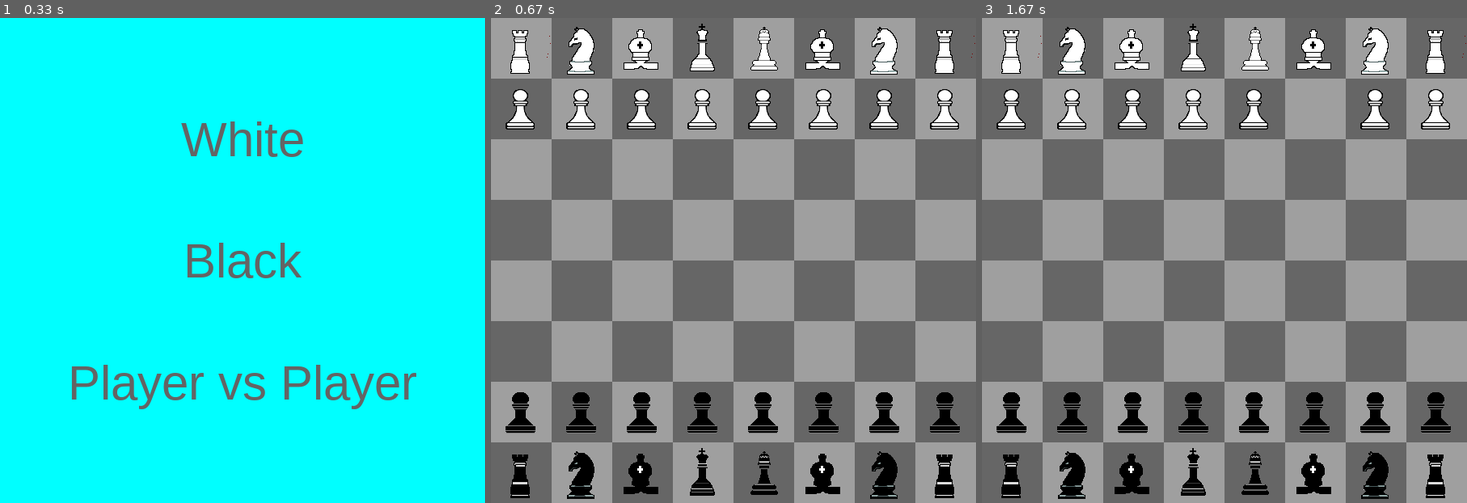
Above: before the commit, frames 1-3 (left to right).
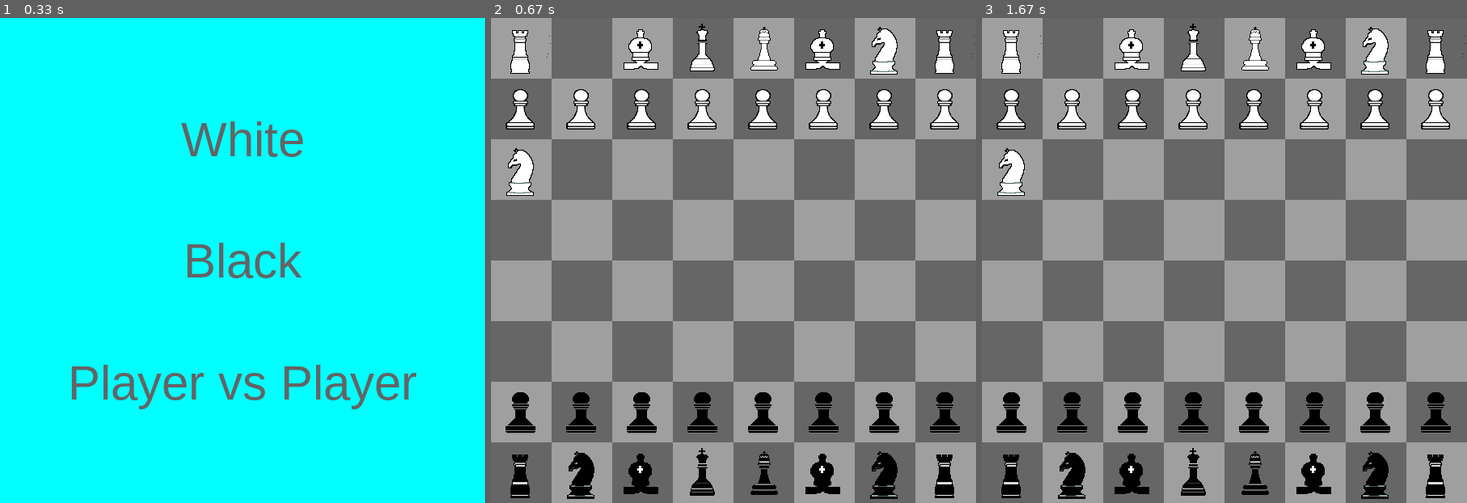
Above: after the commit, the same moments.

Repository: KallePalmunen/Shakkibotti
Game: pygame game, started from pygametester.py
The game is run twice, just before and just after one commit, with the same random seed, the same clock (stepped at 60 frames per second) and the same inputs.
Inputs (mouse positions are in pixels of both pictures, inside the frame that each line leads up to):
- Up to frame 1 (0.33 s): no input
- Up to frame 2 (0.67 s): click (733, 260) at 0.38 s
- Up to frame 3 (1.67 s): click (1108, 265) at 0.72 s; click (1297, 90) at 1.05 s; click (1234, 95) at 1.38 s

Frame 1 is identical in both runs. In frame 2, 0.8% of the frame differs, in the area x 3-22%, y 1-37%; in frame 3, 1.0%, in the area x 3-72%, y 1-37%.

Commit message:
United frontend and backend

Diff:
--- a/Chessbot1.0.py
+++ b/Chessbot1.py
@@ -355,7 +355,6 @@
     else:
         print('Illegal move')
         return
-    printboard()
 
 def botmove():
     global turn
@@ -369,21 +368,11 @@
                     and not pin(move, i, board[i].index(move), movetox, movetoy)):
                     movepieceto(move, i, board[i].index(move), movetox, movetoy)
                     turn = (bot == 0)
-                    printboard()
+
                     return
                 else:
                     break
 
-printboard()
-
-print('Type 1 to play as white, 0 to play as black, or 2 for player vs player')
-try:
-    bot = int(input())
-except ValueError:
-    bot = 2
-
-if not(bot == 0 or bot == 1):
-    bot = 2
 
 def gameend():
     global turn
@@ -396,152 +385,3 @@
     if (turn == 0 and stalemate(50)) or (turn == 1 and stalemate(-50)) or repetition(moves):
         print('Draw')
         turn = -1
-
-pygame.init()
-pygame.display.set_caption('LGG Chessbot')
-
-firstmenu = True
-
-menufont = pygame.font.SysFont("Arial", 60)
-
-# Set up the drawing window
-x=600
-y=600
-click = 0
-pselectx = -1
-pselecty = -1
-
-screen = pygame.display.set_mode([x, y])
-
-boardimg = pygame.image.load("Images/board.png").convert()
-bpawnimg = pygame.image.load("Images/blackpawn.png").convert()
-wpawnimg = pygame.image.load("Images/whitepawn.png").convert()
-wknightimg = pygame.image.load("Images/whiteknight.png").convert()
-wbishopimg = pygame.image.load("Images/whitebishop.png").convert()
-wrookimg = pygame.image.load("Images/whiterook.png").convert()
-wqueenimg = pygame.image.load("Images/whitequeen.png").convert()
-wkingimg = pygame.image.load("Images/whiteking.png").convert()
-bknightimg = pygame.image.load("Images/blackknight.png").convert()
-bbishopimg = pygame.image.load("Images/blackbishop.png").convert()
-brookimg = pygame.image.load("Images/blackrook.png").convert()
-bqueenimg = pygame.image.load("Images/blackqueen.png").convert()
-bkingimg = pygame.image.load("Images/blackking.png").convert()
-
-bpawnimg.set_colorkey((123, 0, 0))
-wpawnimg.set_colorkey((123, 0, 0))
-wknightimg.set_colorkey((123, 0, 0))
-wbishopimg.set_colorkey((123, 0, 0))
-wrookimg.set_colorkey((123, 0, 0))
-wqueenimg.set_colorkey((123, 0, 0))
-wkingimg.set_colorkey((123, 0, 0))
-bknightimg.set_colorkey((123, 0, 0))
-bbishopimg.set_colorkey((123, 0, 0))
-brookimg.set_colorkey((123, 0, 0))
-bqueenimg.set_colorkey((123, 0, 0))
-bkingimg.set_colorkey((123, 0, 0))
-
-def drawpieces():
-    for i in range(8):
-        for ii in range(8):
-            if board[i][ii] > 0 and board[i][ii] < 10:
-                screen.blit(wpawnimg, (ii*75, i*75))
-            elif board[i][ii] < 0 and board[i][ii] > -10:
-                screen.blit(bpawnimg, (ii*75, i*75))
-            elif board[i][ii] > 9 and board[i][ii] < 20:
-                screen.blit(wknightimg, (ii*75, i*75))
-            elif board[i][ii] > 19 and board[i][ii] < 30:
-                screen.blit(wbishopimg, (ii*75, i*75))
-            elif board[i][ii] > 29 and board[i][ii] < 40:
-                screen.blit(wrookimg, (ii*75, i*75))
-            elif board[i][ii] > 39 and board[i][ii] < 50:
-                screen.blit(wqueenimg, (ii*75, i*75))
-            elif board[i][ii] > 49:
-                screen.blit(wkingimg, (ii*75, i*75))
-            elif board[i][ii] < -9 and board[i][ii] > -20:
-                screen.blit(bknightimg, (ii*75, i*75))
-            elif board[i][ii] < -19 and board[i][ii] > -30:
-                screen.blit(bbishopimg, (ii*75, i*75))
-            elif board[i][ii] < -29 and board[i][ii] > -40:
-                screen.blit(brookimg, (ii*75, i*75))
-            elif board[i][ii] < -39 and board[i][ii] > -50:
-                screen.blit(bqueenimg, (ii*75, i*75))
-            elif board[i][ii] < -49:
-                screen.blit(bkingimg, (ii*75, i*75))
-
-running = True
-while running:
-
-    #Menu
-    while firstmenu:
-        screen.fill((0,255,255))
-        playwhitebtn = menufont.render("White", 1, (100,100,100), (0,255,255))
-        whiterect = playwhitebtn.get_rect()
-        whiterect.center = (x/2, y/4)
-
-        playblackbtn = menufont.render("Black", 1, (100,100,100), (0,255,255))
-        blackrect = playblackbtn.get_rect()
-        blackrect.center = (x/2, y/2)
-
-        h2hbtn = menufont.render("Player vs Player", 1, (100,100,100), (0,255,255))
-        h2hrect = h2hbtn.get_rect()
-        h2hrect.center = (x/2, y/1.33)
-
-        screen.blit(playwhitebtn, whiterect)
-        screen.blit(playblackbtn, blackrect)
-        screen.blit(h2hbtn, h2hrect)
-
-        for event in pygame.event.get():
-            if event.type == pygame.QUIT:
-                firstmenu = False
-                running = False
-                break
-            if event.type == pygame.MOUSEBUTTONDOWN and whiterect.collidepoint(pygame.mouse.get_pos()):
-                firstmenu = False
-                break
-            if event.type == pygame.MOUSEBUTTONDOWN and blackrect.collidepoint(pygame.mouse.get_pos()):
-                firstmenu = False
-                break
-            if event.type == pygame.MOUSEBUTTONDOWN and h2hrect.collidepoint(pygame.mouse.get_pos()):
-                firstmenu = False
-                break
-
-        pygame.display.flip()
-
-    if turn >= 0:
-        if turn == bot:
-            botmove()
-        gameend()
-
-    #Event handlers
-    for event in pygame.event.get():
-        if event.type == pygame.QUIT:
-            running = False
-        if event.type == pygame.MOUSEBUTTONDOWN:
-            if click == 1 and turn == (bot == 0):
-                if (board[pselectx][pselecty] > 0 and turn == 0) or (board[pselectx][pselecty] < 0 and turn == 1):
-                    if piecemove(board[pselectx][pselecty], pselectx, pselecty, int(pygame.mouse.get_pos()[1]/75),
-                        int(pygame.mouse.get_pos()[0]/75)) and not pin(board[pselectx][pselecty], pselectx, pselecty,
-                        int(pygame.mouse.get_pos()[1]/75), int(pygame.mouse.get_pos()[0]/75)):
-                        movepieceto(board[pselectx][pselecty], pselectx, pselecty, int(pygame.mouse.get_pos()[1]/75),
-                                    int(pygame.mouse.get_pos()[0]/75))
-                        if turn == 0:
-                            turn = 1
-                        else:
-                            turn = 0
-                        gameend()
-            if click == 0:
-                pselectx = int(pygame.mouse.get_pos()[1]/75)
-                pselecty = int(pygame.mouse.get_pos()[0]/75)
-                if board[pselectx][pselecty] != 0:
-                    click = 1
-            else:
-                click = 0
-    # Drawing the board
-    screen.blit(boardimg,(0,0))
-    drawpieces()
-
-    # Flip the display
-    pygame.display.flip()
-
-# Done! Time to quit.
-pygame.quit()
--- a/pygametester.py
+++ b/pygametester.py
@@ -3,20 +3,17 @@
 from pygame.locals import *
 import sys
 import time
+from Chessbot1 import *
+import math
+import random
+from copy import copy, deepcopy
+import Chessbot1
 
 pygame.init()
 pygame.display.set_caption('LGG Chessbot')
 
 firstmenu = True
 
-def piecemove(n, x0, y0, x1, y1):
-    if not (x0 == x1 and y0 == y1):
-        return True
-    return False
-
-def movepieceto(n, x0, y0, x1, y1):
-    board[x0][y0] = n
-    board[x1][y1] = 0
 
 menufont = pygame.font.SysFont("Arial", 60)
 
@@ -26,8 +23,7 @@
 click = 0
 pselectx = -1
 pselecty = -1
-board = [[30,10,20,50,40,21,11,31], [1,2,3,4,5,6,7,8],[0,0,0,0,0,0,0,0],[0,0,0,0,0,0,0,0],[0,0,0,0,0,0,0,0],
-         [0,0,0,0,0,0,0,0],[-1,-2,-3,-4,-5,-6,-7,-8],[-30,-10,-20,-50,-40,-21,-11,-31]]
+
 screen = pygame.display.set_mode([x, y])
 
 boardimg = pygame.image.load("Images/board.png").convert()
@@ -62,29 +58,29 @@
 def drawpieces():
     for i in range(8):
         for ii in range(8):
-            if board[i][ii] > 0 and board[i][ii] < 10:
+            if Chessbot1.board[i][ii] > 0 and Chessbot1.board[i][ii] < 10:
                 screen.blit(wpawnimg, (ii*75, i*75))
-            elif board[i][ii] < 0 and board[i][ii] > -10:
+            elif Chessbot1.board[i][ii] < 0 and Chessbot1.board[i][ii] > -10:
                 screen.blit(bpawnimg, (ii*75, i*75))
-            elif board[i][ii] > 9 and board[i][ii] < 20:
+            elif Chessbot1.board[i][ii] > 9 and Chessbot1.board[i][ii] < 20:
                 screen.blit(wknightimg, (ii*75, i*75))
-            elif board[i][ii] > 19 and board[i][ii] < 30:
+            elif Chessbot1.board[i][ii] > 19 and Chessbot1.board[i][ii] < 30:
                 screen.blit(wbishopimg, (ii*75, i*75))
-            elif board[i][ii] > 29 and board[i][ii] < 40:
+            elif Chessbot1.board[i][ii] > 29 and Chessbot1.board[i][ii] < 40:
                 screen.blit(wrookimg, (ii*75, i*75))
-            elif board[i][ii] > 39 and board[i][ii] < 50:
+            elif Chessbot1.board[i][ii] > 39 and Chessbot1.board[i][ii] < 50:
                 screen.blit(wqueenimg, (ii*75, i*75))
-            elif board[i][ii] > 49:
+            elif Chessbot1.board[i][ii] > 49:
                 screen.blit(wkingimg, (ii*75, i*75))
-            elif board[i][ii] < -9 and board[i][ii] > -20:
+            elif Chessbot1.board[i][ii] < -9 and Chessbot1.board[i][ii] > -20:
                 screen.blit(bknightimg, (ii*75, i*75))
-            elif board[i][ii] < -19 and board[i][ii] > -30:
+            elif Chessbot1.board[i][ii] < -19 and Chessbot1.board[i][ii] > -30:
                 screen.blit(bbishopimg, (ii*75, i*75))
-            elif board[i][ii] < -29 and board[i][ii] > -40:
+            elif Chessbot1.board[i][ii] < -29 and Chessbot1.board[i][ii] > -40:
                 screen.blit(brookimg, (ii*75, i*75))
-            elif board[i][ii] < -39 and board[i][ii] > -50:
+            elif Chessbot1.board[i][ii] < -39 and Chessbot1.board[i][ii] > -50:
                 screen.blit(bqueenimg, (ii*75, i*75))
-            elif board[i][ii] < -49:
+            elif Chessbot1.board[i][ii] < -49:
                 screen.blit(bkingimg, (ii*75, i*75))
 
 # Run until the user asks to quit
@@ -116,29 +112,46 @@
                 running = False
                 break
             if event.type == pygame.MOUSEBUTTONDOWN and whiterect.collidepoint(pygame.mouse.get_pos()):
+                Chessbot1.bot=1
                 firstmenu = False
                 break
             if event.type == pygame.MOUSEBUTTONDOWN and blackrect.collidepoint(pygame.mouse.get_pos()):
+                Chessbot1.bot=0
                 firstmenu = False
                 break
             if event.type == pygame.MOUSEBUTTONDOWN and h2hrect.collidepoint(pygame.mouse.get_pos()):
+                Chessbot1.bot=2
                 firstmenu = False
                 break
 
         pygame.display.flip()
+
+    if Chessbot1.turn >= 0:
+        if Chessbot1.turn == Chessbot1.bot:
+            botmove()
+        gameend()
 
     #Event handlers
     for event in pygame.event.get():
         if event.type == pygame.QUIT:
             running = False
         if event.type == pygame.MOUSEBUTTONDOWN:
-            if click == 1:
-                if piecemove(board[pselectx][pselecty], int(pygame.mouse.get_pos()[1]/75), int(pygame.mouse.get_pos()[0]/75), pselectx, pselecty):
-                    movepieceto(board[pselectx][pselecty], int(pygame.mouse.get_pos()[1]/75), int(pygame.mouse.get_pos()[0]/75), pselectx, pselecty)
+            if click == 1 and Chessbot1.turn == (Chessbot1.bot == 0):
+                if (Chessbot1.board[pselectx][pselecty] > 0 and Chessbot1.turn == 0) or (Chessbot1.board[pselectx][pselecty] < 0 and Chessbot1.turn == 1):
+                    if piecemove(Chessbot1.board[pselectx][pselecty], pselectx, pselecty, int(pygame.mouse.get_pos()[1]/75),
+                        int(pygame.mouse.get_pos()[0]/75)) and not pin(Chessbot1.board[pselectx][pselecty], pselectx, pselecty,
+                        int(pygame.mouse.get_pos()[1]/75), int(pygame.mouse.get_pos()[0]/75)):
+                        movepieceto(Chessbot1.board[pselectx][pselecty], pselectx, pselecty, int(pygame.mouse.get_pos()[1]/75),
+                                    int(pygame.mouse.get_pos()[0]/75))
+                        if Chessbot1.turn == 0:
+                            Chessbot1.turn = 1
+                        else:
+                            Chessbot1.turn = 0
+                        gameend()
             if click == 0:
                 pselectx = int(pygame.mouse.get_pos()[1]/75)
                 pselecty = int(pygame.mouse.get_pos()[0]/75)
-                if board[pselectx][pselecty] != 0:
+                if Chessbot1.board[pselectx][pselecty] != 0:
                     click = 1
             else:
                 click = 0
